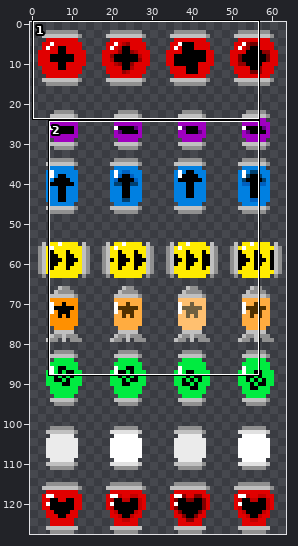
Sprite sheet: Arena/image/powerup.png. Above: a wide view before the commit, with the close-up outlined.
Close-up. Old version:
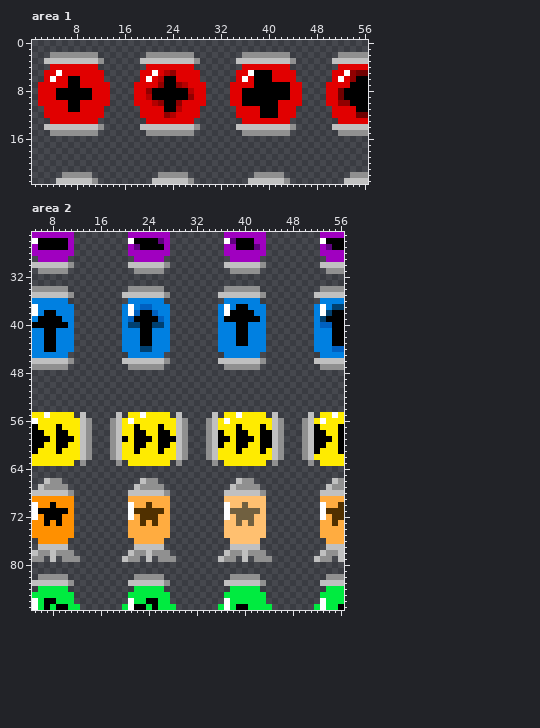
The file is 64x128 pixels. Shown: area 1: x 1..56, y 0..23; area 2: x 5..56, y 25..87. The commit also changed other parts of the picture, which this record leaves out.
The same view after the edit:
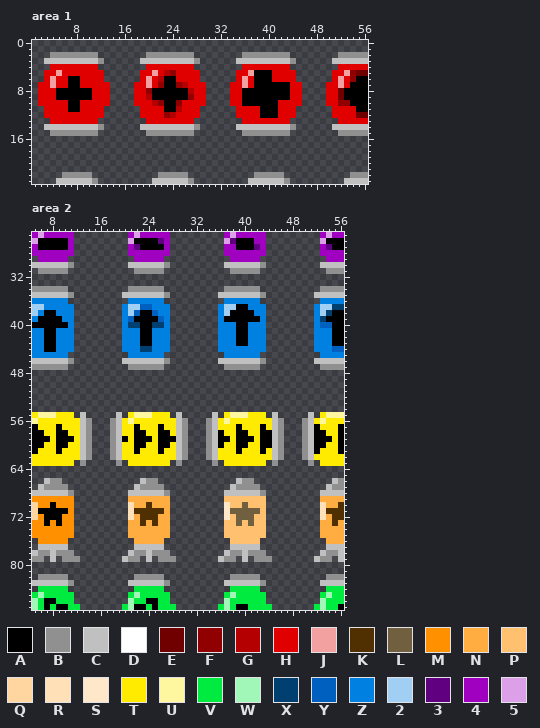
Palette (. is transparent): A #000000  B #909090  C #c0c0c0  D #ffffff  E #700000  F #900000  G #b40000  H #e10000  J #f3a0a0  K #503000  L #706040  M #ff9000  N #ffac40  P #ffc070  Q #ffd5a0  R #ffe0b7  S #ffe7c9  T #ffeb00  U #fff7a0  V #00eb40  W #a0f7b7  X #004070  Y #0060c0  Z #0080e1  2 #a0cff3  3 #600080  4 #a000c0  5 #dba0e7
From old to new:
Area 1:
Colour D becomes colour J in row 5 at x 5, 21, 37 and 53; in row 6 at x 4, 20, 36 and 52.
Colour H becomes colour J in row 7 at x 4, 20, 36 and 52.
Area 2:
Colour D becomes colour 2 in rows 37 to 38 at x 5, 21, 37 and 53.
Colour Z becomes colour 2 in row 37 at x 6, 22, 38 and 54.
Colour 4 becomes colour 5 in row 25 at x 6, 22, 38 and 54.
Colour D becomes colour 5 in row 26 at x 5, 21, 37 and 53.
Colour D becomes colour Q in rows 70 to 72 at x 5.
Colour D becomes colour R in rows 70 to 72 at x 21 and 53.
Colour D becomes colour S in rows 70 to 72 at x 37.
Colour D becomes colour U in row 55 at x 7, 23, 39 and 55; in row 56 at x 5, 21, 37 and 53.
Colour T becomes colour U in row 55 at x 6, 8, 22, 24, 38, 40, 54 and 56.
Colour D becomes colour W in rows 86 to 87 at x 5, 21, 37 and 53.
Colour V becomes colour W in row 85 at x 6, 22, 38 and 54.
